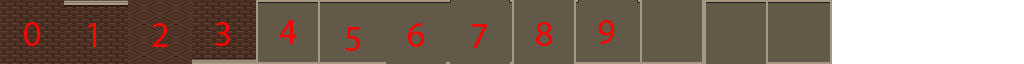
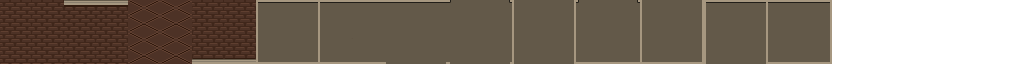
Layers edited between the first and the second 1024 x 64 image:
hid group "Group 1" (11 layers) over [24, 20, 615, 51]
